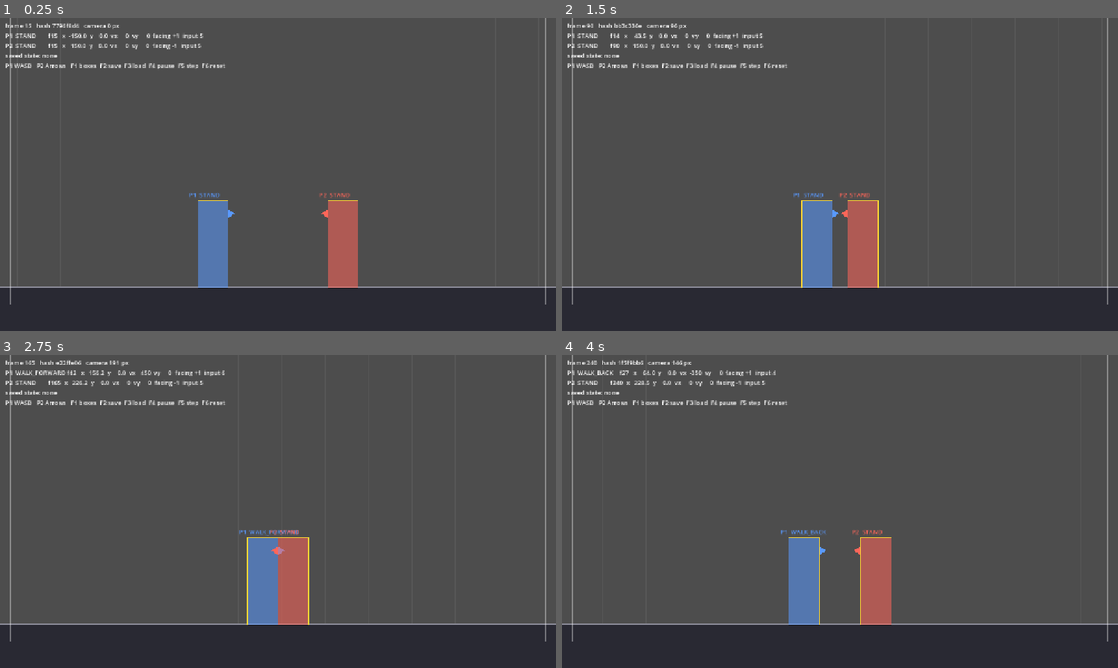
Above: before the commit, frames 1-4 (two rows, left to right).
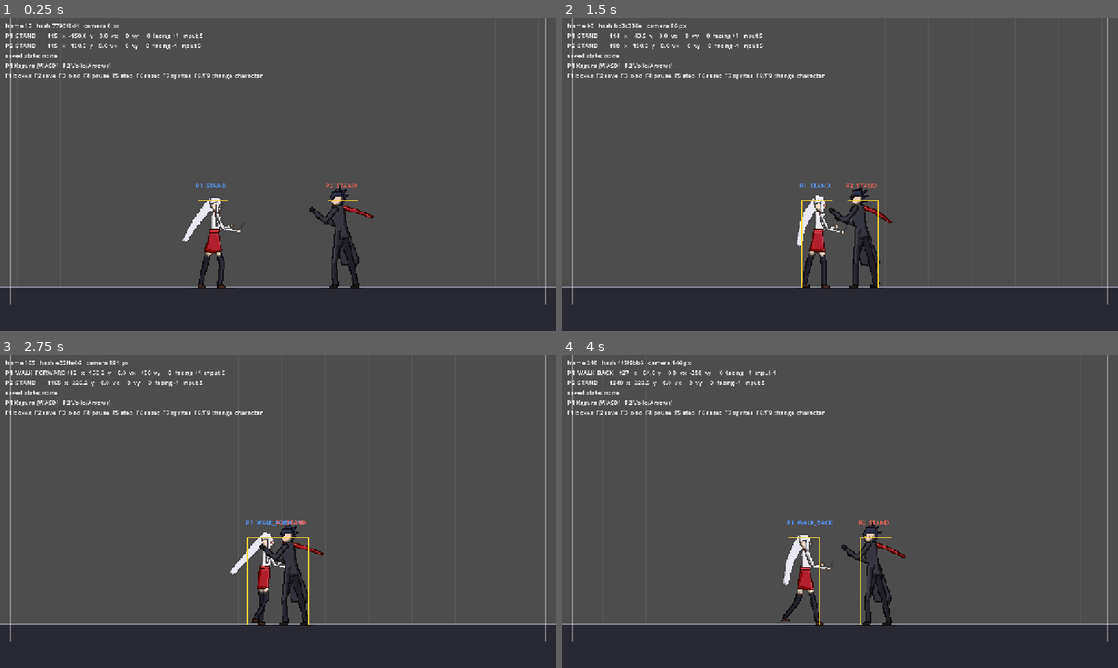
Above: after the commit, the same moments.

Repository: XLBen/mugen_test
Game: Godot game, scene res://scenes/training.tscn
Same seed, same stepped clock (60 frames per second), same inputs: the game is played once before the commit and once after it.
Inputs (mouse positions are in pixels of both pictures, inside the frame that each line leads up to):
- Up to frame 1 (0.25 s): no input
- Up to frame 2 (1.5 s): move the mouse to (962, 158) at 0.52 s; hold D 0.53-1.25 s; tap U at 0.6 s; click (962, 158) at 0.67 s; drag from (728, 190) to (812, 237) at 1.27 s
- Up to frame 3 (2.75 s): move the mouse to (333, 442) at 2.02 s; hold D from 2.03 s (still down); tap O at 2.1 s
- Up to frame 4 (4 s): release D at 2.75 s; drag from (812, 574) to (673, 464) at 2.77 s; move the mouse to (1006, 558) at 3.52 s; hold A from 3.53 s (still down); tap K at 3.6 s

The runs differ from the first frame. In frame 1, 4.6% of the frame differs, in the area x 1-68%, y 1-87%; in frame 2, 4.5%; in frame 3, 4.5%; in frame 4, 4.7%, in the area x 1-62%, y 1-87%.

Commit message:
Pixel placeholder sprites: procedural generator and three original characters
tools/spritegen builds cel-shaded pixel sprites from a 2D rig (two palettes
each). SpriteSet loads them; MatchView picks frames from sim state. F7 toggles
sprites, F8/F9 cycle characters. tools/screenshot.gd drives scripted inputs.

Diff:
--- /dev/null
+++ b/characters/kagura/kagura.tres
@@ -0,0 +1,8 @@
+[gd_resource type="Resource" script_class="FighterDef" format=3]
+
+[ext_resource type="Script" path="res://core/entity/fighter_def.gd" id="1_def"]
+
+[resource]
+script = ExtResource("1_def")
+display_name = "Kagura"
+sprite_dir = "res://characters/kagura/sprites"
--- /dev/null
+++ b/characters/kagura/sprites/anims.json
@@ -0,0 +1,165 @@
+{
+ "canvas": [
+  192,
+  160
+ ],
+ "anchor": [
+  96,
+  152
+ ],
+ "scale": 2,
+ "palettes": 2,
+ "anims": {
+  "idle": {
+   "loop": true,
+   "frames": [
+    [
+     "idle_00",
+     8
+    ],
+    [
+     "idle_01",
+     8
+    ],
+    [
+     "idle_02",
+     8
+    ],
+    [
+     "idle_03",
+     8
+    ],
+    [
+     "idle_04",
+     8
+    ],
+    [
+     "idle_05",
+     8
+    ]
+   ]
+  },
+  "walk_f": {
+   "loop": true,
+   "frames": [
+    [
+     "walk_f_00",
+     5
+    ],
+    [
+     "walk_f_01",
+     5
+    ],
+    [
+     "walk_f_02",
+     5
+    ],
+    [
+     "walk_f_03",
+     5
+    ],
+    [
+     "walk_f_04",
+     5
+    ],
+    [
+     "walk_f_05",
+     5
+    ],
+    [
+     "walk_f_06",
+     5
+    ],
+    [
+     "walk_f_07",
+     5
+    ]
+   ]
+  },
+  "walk_b": {
+   "loop": true,
+   "frames": [
+    [
+     "walk_b_00",
+     5
+    ],
+    [
+     "walk_b_01",
+     5
+    ],
+    [
+     "walk_b_02",
+     5
+    ],
+    [
+     "walk_b_03",
+     5
+    ],
+    [
+     "walk_b_04",
+     5
+    ],
+    [
+     "walk_b_05",
+     5
+    ],
+    [
+     "walk_b_06",
+     5
+    ],
+    [
+     "walk_b_07",
+     5
+    ]
+   ]
+  },
+  "crouch": {
+   "loop": false,
+   "frames": [
+    [
+     "crouch_00",
+     3
+    ],
+    [
+     "crouch_01",
+     1
+    ]
+   ]
+  },
+  "prejump": {
+   "loop": false,
+   "frames": [
+    [
+     "prejump_00",
+     1
+    ]
+   ]
+  },
+  "jump": {
+   "loop": false,
+   "frames": [
+    [
+     "jump_00",
+     1
+    ],
+    [
+     "jump_01",
+     1
+    ],
+    [
+     "jump_02",
+     1
+    ]
+   ]
+  },
+  "land": {
+   "loop": false,
+   "frames": [
+    [
+     "land_00",
+     1
+    ]
+   ]
+  }
+ }
+}
--- /dev/null
+++ b/characters/mio/mio.tres
@@ -0,0 +1,8 @@
+[gd_resource type="Resource" script_class="FighterDef" format=3]
+
+[ext_resource type="Script" path="res://core/entity/fighter_def.gd" id="1_def"]
+
+[resource]
+script = ExtResource("1_def")
+display_name = "Mio"
+sprite_dir = "res://characters/mio/sprites"
--- /dev/null
+++ b/characters/mio/sprites/anims.json
@@ -0,0 +1,165 @@
+{
+ "canvas": [
+  192,
+  160
+ ],
+ "anchor": [
+  96,
+  152
+ ],
+ "scale": 2,
+ "palettes": 2,
+ "anims": {
+  "idle": {
+   "loop": true,
+   "frames": [
+    [
+     "idle_00",
+     8
+    ],
+    [
+     "idle_01",
+     8
+    ],
+    [
+     "idle_02",
+     8
+    ],
+    [
+     "idle_03",
+     8
+    ],
+    [
+     "idle_04",
+     8
+    ],
+    [
+     "idle_05",
+     8
+    ]
+   ]
+  },
+  "walk_f": {
+   "loop": true,
+   "frames": [
+    [
+     "walk_f_00",
+     5
+    ],
+    [
+     "walk_f_01",
+     5
+    ],
+    [
+     "walk_f_02",
+     5
+    ],
+    [
+     "walk_f_03",
+     5
+    ],
+    [
+     "walk_f_04",
+     5
+    ],
+    [
+     "walk_f_05",
+     5
+    ],
+    [
+     "walk_f_06",
+     5
+    ],
+    [
+     "walk_f_07",
+     5
+    ]
+   ]
+  },
+  "walk_b": {
+   "loop": true,
+   "frames": [
+    [
+     "walk_b_00",
+     5
+    ],
+    [
+     "walk_b_01",
+     5
+    ],
+    [
+     "walk_b_02",
+     5
+    ],
+    [
+     "walk_b_03",
+     5
+    ],
+    [
+     "walk_b_04",
+     5
+    ],
+    [
+     "walk_b_05",
+     5
+    ],
+    [
+     "walk_b_06",
+     5
+    ],
+    [
+     "walk_b_07",
+     5
+    ]
+   ]
+  },
+  "crouch": {
+   "loop": false,
+   "frames": [
+    [
+     "crouch_00",
+     3
+    ],
+    [
+     "crouch_01",
+     1
+    ]
+   ]
+  },
+  "prejump": {
+   "loop": false,
+   "frames": [
+    [
+     "prejump_00",
+     1
+    ]
+   ]
+  },
+  "jump": {
+   "loop": false,
+   "frames": [
+    [
+     "jump_00",
+     1
+    ],
+    [
+     "jump_01",
+     1
+    ],
+    [
+     "jump_02",
+     1
+    ]
+   ]
+  },
+  "land": {
+   "loop": false,
+   "frames": [
+    [
+     "land_00",
+     1
+    ]
+   ]
+  }
+ }
+}
--- /dev/null
+++ b/characters/volk/sprites/anims.json
@@ -0,0 +1,165 @@
+{
+ "canvas": [
+  192,
+  160
+ ],
+ "anchor": [
+  96,
+  152
+ ],
+ "scale": 2,
+ "palettes": 2,
+ "anims": {
+  "idle": {
+   "loop": true,
+   "frames": [
+    [
+     "idle_00",
+     8
+    ],
+    [
+     "idle_01",
+     8
+    ],
+    [
+     "idle_02",
+     8
+    ],
+    [
+     "idle_03",
+     8
+    ],
+    [
+     "idle_04",
+     8
+    ],
+    [
+     "idle_05",
+     8
+    ]
+   ]
+  },
+  "walk_f": {
+   "loop": true,
+   "frames": [
+    [
+     "walk_f_00",
+     5
+    ],
+    [
+     "walk_f_01",
+     5
+    ],
+    [
+     "walk_f_02",
+     5
+    ],
+    [
+     "walk_f_03",
+     5
+    ],
+    [
+     "walk_f_04",
+     5
+    ],
+    [
+     "walk_f_05",
+     5
+    ],
+    [
+     "walk_f_06",
+     5
+    ],
+    [
+     "walk_f_07",
+     5
+    ]
+   ]
+  },
+  "walk_b": {
+   "loop": true,
+   "frames": [
+    [
+     "walk_b_00",
+     5
+    ],
+    [
+     "walk_b_01",
+     5
+    ],
+    [
+     "walk_b_02",
+     5
+    ],
+    [
+     "walk_b_03",
+     5
+    ],
+    [
+     "walk_b_04",
+     5
+    ],
+    [
+     "walk_b_05",
+     5
+    ],
+    [
+     "walk_b_06",
+     5
+    ],
+    [
+     "walk_b_07",
+     5
+    ]
+   ]
+  },
+  "crouch": {
+   "loop": false,
+   "frames": [
+    [
+     "crouch_00",
+     3
+    ],
+    [
+     "crouch_01",
+     1
+    ]
+   ]
+  },
+  "prejump": {
+   "loop": false,
+   "frames": [
+    [
+     "prejump_00",
+     1
+    ]
+   ]
+  },
+  "jump": {
+   "loop": false,
+   "frames": [
+    [
+     "jump_00",
+     1
+    ],
+    [
+     "jump_01",
+     1
+    ],
+    [
+     "jump_02",
+     1
+    ]
+   ]
+  },
+  "land": {
+   "loop": false,
+   "frames": [
+    [
+     "land_00",
+     1
+    ]
+   ]
+  }
+ }
+}
--- /dev/null
+++ b/characters/volk/volk.tres
@@ -0,0 +1,8 @@
+[gd_resource type="Resource" script_class="FighterDef" format=3]
+
+[ext_resource type="Script" path="res://core/entity/fighter_def.gd" id="1_def"]
+
+[resource]
+script = ExtResource("1_def")
+display_name = "Volk"
+sprite_dir = "res://characters/volk/sprites"
--- a/core/entity/fighter_def.gd
+++ b/core/entity/fighter_def.gd
@@ -3,6 +3,8 @@
 ## 角色的静态数据（不会在对战中改变，不进入存档）。所有长度为逻辑单位，时间为帧。
 
 @export var display_name := "Dummy"
+## 精灵目录（含 anims.json），为空则只画白模。只给表现层用，仿真层不读。
+@export_dir var sprite_dir := ""
 
 @export_group("Walk")
 @export var walk_forward_speed := 450
--- a/project.godot
+++ b/project.godot
@@ -32,4 +32,6 @@
 
 [rendering]
 
+textures/canvas_textures/default_texture_filter=0
+
 rendering_device/driver.windows="d3d12"
--- a/scenes/training.gd
+++ b/scenes/training.gd
@@ -1,15 +1,22 @@
 extends Node2D
 ## 训练场景：固定 60 帧推进仿真，表现层每帧读取状态绘制。
 ## F1 判定框  F2 存档  F3 读档  F4 暂停  F5 单帧步进（暂停时）  F6 重置
+## F7 精灵/白模  F8 切换 P1 角色  F9 切换 P2 角色
 
 const STAGE: StageDef = preload("res://stages/training_stage.tres")
-const DUMMY: FighterDef = preload("res://characters/dummy/dummy.tres")
+const ROSTER: Array[FighterDef] = [
+	preload("res://characters/kagura/kagura.tres"),
+	preload("res://characters/volk/volk.tres"),
+	preload("res://characters/mio/mio.tres"),
+	preload("res://characters/dummy/dummy.tres"),
+]
 
 var sim: MatchSim
 var paused := false
 var step_once := false
 var saved_state: Dictionary = {}
 var last_inputs: Array[int] = [0, 0]
+var picks: Array[int] = [0, 1]
 
 @onready var view: MatchView = $MatchView
 @onready var hud: Label = $HUD/Info
@@ -18,8 +25,9 @@
 func _ready() -> void:
 	Engine.physics_ticks_per_second = SimConst.FPS
 	LocalInput.register_actions()
-	sim = MatchSim.new(STAGE, DUMMY, DUMMY)
+	sim = MatchSim.new(STAGE, ROSTER[picks[0]], ROSTER[picks[1]])
 	view.sim = sim
+	view.load_sprites()
 
 
 func _physics_process(_delta: float) -> void:
@@ -52,6 +60,21 @@
 			step_once = true
 		KEY_F6:
 			sim.reset()
+		KEY_F7:
+			view.show_sprites = not view.show_sprites
+		KEY_F8:
+			_cycle_character(0)
+		KEY_F9:
+			_cycle_character(1)
+
+
+## 换角色后重置对局（角色数据不同，旧状态不再有效）。
+func _cycle_character(player: int) -> void:
+	picks[player] = (picks[player] + 1) % ROSTER.size()
+	sim.fighters[player].def = ROSTER[picks[player]]
+	sim.reset()
+	saved_state = {}
+	view.load_sprites()
 
 
 func _hud_text() -> String:
@@ -64,5 +87,6 @@
 			i + 1, Fighter.state_name(f.state), f.state_frame, SimConst.px(f.x), SimConst.px(f.y),
 			f.vx, f.vy, f.facing, InputBits.to_numpad(InputBits.clean_socd(last_inputs[i]), f.facing)])
 	lines.append("saved state: %s" % ("frame %d" % saved_state.frame if not saved_state.is_empty() else "none"))
-	lines.append("P1 WASD   P2 Arrows   F1 boxes  F2 save  F3 load  F4 pause  F5 step  F6 reset")
+	lines.append("P1 %s (WASD)   P2 %s (Arrows)" % [sim.fighters[0].def.display_name, sim.fighters[1].def.display_name])
+	lines.append("F1 boxes  F2 save  F3 load  F4 pause  F5 step  F6 reset  F7 sprites  F8/F9 change character")
 	return "\n".join(lines)
--- a/scenes/training.tscn
+++ b/scenes/training.tscn
@@ -17,5 +17,5 @@
 offset_left = 12.0
 offset_top = 8.0
 offset_right = 1268.0
-offset_bottom = 120.0
+offset_bottom = 140.0
 theme_override_font_sizes/font_size = 14
--- /dev/null
+++ b/tools/screenshot.gd
@@ -0,0 +1,70 @@
+extends SceneTree
+## 截图自查工具：加载训练场景，用脚本输入推进仿真，然后保存画面。
+## godot --path . -s res://tools/screenshot.gd -- <out.png> [p1 输入序列] [p2 输入序列]
+## 输入序列格式："6x30,9x1,5x20"（小键盘方向 x 帧数，按面朝右解释），可选按键后缀如 "5LPx3"。
+
+const BUTTONS := {"LP": InputBits.B0, "MP": InputBits.B1, "HP": InputBits.B2,
+	"LK": InputBits.B3, "MK": InputBits.B4, "HK": InputBits.B5}
+
+var _scene: Node
+var _frames: Array = [[], []]
+var _out := ""
+var _tick := 0
+
+
+func _initialize() -> void:
+	var args := OS.get_cmdline_user_args()
+	_out = args[0] if args.size() > 0 else "user://shot.png"
+	for p in 2:
+		if args.size() > p + 1:
+			_frames[p] = _parse(args[p + 1])
+	_scene = load("res://scenes/training.tscn").instantiate()
+	root.add_child(_scene)
+
+
+func _process(_delta: float) -> bool:
+	_tick += 1
+	if _tick == 2:
+		_scene.paused = true
+		var n := maxi(_frames[0].size(), _frames[1].size())
+		for i in n:
+			var inputs: Array[int] = [_at(0, i), _at(1, i)]
+			_scene.sim.step(inputs)
+	if _tick == 6:
+		root.get_texture().get_image().save_png(_out)
+		print("saved ", _out)
+		return true
+	return false
+
+
+func _at(p: int, i: int) -> int:
+	return _frames[p][i] if i < _frames[p].size() else 0
+
+
+func _parse(text: String) -> Array:
+	var out := []
+	for token in text.split(",", false):
+		var parts := token.split("x")
+		var spec := parts[0]
+		var count := int(parts[1]) if parts.size() > 1 else 1
+		var bits := _dir_bits(int(spec.substr(0, 1)))
+		var button := spec.substr(1)
+		if button != "":
+			bits |= BUTTONS[button]
+		for i in count:
+			out.append(bits)
+	return out
+
+
+func _dir_bits(numpad: int) -> int:
+	var bits := 0
+	if numpad >= 7:
+		bits |= InputBits.UP
+	elif numpad <= 3:
+		bits |= InputBits.DOWN
+	match (numpad - 1) % 3:
+		0:
+			bits |= InputBits.LEFT
+		2:
+			bits |= InputBits.RIGHT
+	return bits
--- a/view/match_view.gd
+++ b/view/match_view.gd
@@ -15,8 +15,18 @@
 
 var sim: MatchSim
 var show_boxes := true
+var show_sprites := true
+var _sprites: Array = [null, null] ## 每名玩家的 SpriteSet（没有精灵时为 null）
 
 @onready var camera: Camera2D = $Camera2D
+
+
+## 角色变更后调用。同角色镜像时 P2 用第二套配色。
+func load_sprites() -> void:
+	for i in 2:
+		var def := sim.fighters[i].def
+		var palette := 1 if i == 1 and def.sprite_dir == sim.fighters[0].def.sprite_dir else 0
+		_sprites[i] = SpriteSet.load_from(def.sprite_dir, palette) if def.sprite_dir != "" else null
 
 
 func _process(_delta: float) -> void:
@@ -32,7 +42,13 @@
 	var font := ThemeDB.fallback_font
 	_draw_stage()
 	for i in sim.fighters.size():
-		_draw_fighter(sim.fighters[i], P_COLORS[i], "P%d" % (i + 1), font)
+		var sprites: SpriteSet = _sprites[i]
+		if show_sprites and sprites != null:
+			_draw_sprite(sim.fighters[i], sprites)
+		else:
+			_draw_fighter(sim.fighters[i], P_COLORS[i], font)
+	for i in sim.fighters.size():
+		_draw_label(sim.fighters[i], P_COLORS[i], "P%d" % (i + 1), font)
 	if show_boxes:
 		for f in sim.fighters:
 			draw_rect(_push_rect(f), PUSHBOX_COLOR, false, 1.0)
@@ -54,7 +70,7 @@
 	draw_line(Vector2(half, -720), Vector2(half, 200), STAGE_EDGE_COLOR, 3.0)
 
 
-func _draw_fighter(f: Fighter, color: Color, label: String, font: Font) -> void:
+func _draw_fighter(f: Fighter, color: Color, _font: Font) -> void:
 	var body := _push_rect(f)
 	var fill := color
 	fill.a = 0.55
@@ -66,8 +82,42 @@
 	draw_colored_polygon(PackedVector2Array([Vector2(nose_x, nose_y - 10), tip, Vector2(nose_x, nose_y + 10)]), color)
 	# 地面阴影，便于看清空中位置
 	draw_line(Vector2(body.position.x, 2), Vector2(body.end.x, 2), Color(0, 0, 0, 0.6), 4.0)
+
+
+func _draw_sprite(f: Fighter, sprites: SpriteSet) -> void:
+	var tex := _sprite_frame(f, sprites)
+	var feet := Vector2(SimConst.px(f.x), -SimConst.px(f.y))
+	draw_set_transform(feet, 0.0, Vector2(sprites.scale * f.facing, sprites.scale))
+	draw_texture(tex, -sprites.anchor)
+	draw_set_transform(Vector2.ZERO, 0.0, Vector2.ONE)
+	var shadow_w := SimConst.px(f.def.push_half_width) * 1.4
+	draw_line(Vector2(feet.x - shadow_w, 2), Vector2(feet.x + shadow_w, 2), Color(0, 0, 0, 0.45), 4.0)
+
+
+## 逻辑状态 → 动画帧。显示只依赖逻辑数据，回放/回滚时画面自然一致。
+func _sprite_frame(f: Fighter, sprites: SpriteSet) -> Texture2D:
+	match f.state:
+		Fighter.State.WALK_FORWARD:
+			return sprites.frame_at("walk_f", f.state_frame)
+		Fighter.State.WALK_BACK:
+			return sprites.frame_at("walk_b", f.state_frame)
+		Fighter.State.CROUCH:
+			return sprites.frame_at("crouch", f.state_frame)
+		Fighter.State.PREJUMP:
+			return sprites.frame_at("prejump", f.state_frame)
+		Fighter.State.LANDING:
+			return sprites.frame_at("land", f.state_frame)
+		Fighter.State.AIR:
+			var i := 0 if f.vy > 600 else (2 if f.vy < -600 else 1)
+			return sprites.frame_index("jump", i)
+		_:
+			return sprites.frame_at("idle", sim.frame)
+
+
+func _draw_label(f: Fighter, color: Color, label: String, font: Font) -> void:
+	var top := -SimConst.px(f.y + f.def.stand_height) - 30.0
 	var text := "%s  %s" % [label, Fighter.state_name(f.state)]
-	draw_string(font, Vector2(body.position.x - 20, body.position.y - 8), text, HORIZONTAL_ALIGNMENT_LEFT, -1, 14, color)
+	draw_string(font, Vector2(SimConst.px(f.x) - 40, top), text, HORIZONTAL_ALIGNMENT_LEFT, -1, 14, color)
 
 
 func _push_rect(f: Fighter) -> Rect2:
--- /dev/null
+++ b/view/sprite_set.gd
@@ -0,0 +1,52 @@
+class_name SpriteSet
+extends RefCounted
+## 一个角色一套配色的精灵动画，读取 tools/spritegen 生成的 anims.json + PNG。
+## 选帧完全由逻辑帧号决定（逻辑驱动显示），不使用 AnimationPlayer。
+
+var anchor := Vector2.ZERO
+var scale := 1
+var _anims := {} ## name -> { loop: bool, textures: Array[Texture2D], ends: Array[int] }
+
+
+static func load_from(dir: String, palette: int) -> SpriteSet:
+	var meta_text := FileAccess.get_file_as_string(dir.path_join("anims.json"))
+	if meta_text.is_empty():
+		return null
+	var meta: Dictionary = JSON.parse_string(meta_text)
+	var sprites := SpriteSet.new()
+	sprites.anchor = Vector2(meta.anchor[0], meta.anchor[1])
+	sprites.scale = int(meta.scale)
+	var pal_dir := dir.path_join("pal%d" % clampi(palette, 0, int(meta.palettes) - 1))
+	for anim_name: String in meta.anims:
+		var anim: Dictionary = meta.anims[anim_name]
+		var textures: Array[Texture2D] = []
+		var ends: Array[int] = []
+		var t := 0
+		for frame: Array in anim.frames:
+			textures.append(load(pal_dir.path_join(frame[0] + ".png")))
+			t += int(frame[1])
+			ends.append(t)
+		sprites._anims[anim_name] = {"loop": anim.loop, "textures": textures, "ends": ends}
+	return sprites
+
+
+func has(anim_name: String) -> bool:
+	return _anims.has(anim_name)
+
+
+## 动画开始后第 t 帧应显示的贴图；非循环动画停在最后一帧。
+func frame_at(anim_name: String, t: int) -> Texture2D:
+	var anim: Dictionary = _anims.get(anim_name, _anims.get("idle"))
+	var ends: Array[int] = anim.ends
+	var total := ends[-1]
+	t = t % total if anim.loop else mini(t, total - 1)
+	for i in ends.size():
+		if t < ends[i]:
+			return anim.textures[i]
+	return anim.textures[-1]
+
+
+## 按索引直接取帧（空中动画按速度选帧用）。
+func frame_index(anim_name: String, i: int) -> Texture2D:
+	var textures: Array[Texture2D] = _anims[anim_name].textures
+	return textures[clampi(i, 0, textures.size() - 1)]
Binary file added: characters/kagura/sprites/pal0/crouch_00.png
Not shown, added: characters/kagura/sprites/pal0/crouch_00.png.import
Binary file added: characters/kagura/sprites/pal0/crouch_01.png
Not shown, added: characters/kagura/sprites/pal0/crouch_01.png.import
Binary file added: characters/kagura/sprites/pal0/idle_00.png
Not shown, added: characters/kagura/sprites/pal0/idle_00.png.import
Binary file added: characters/kagura/sprites/pal0/idle_01.png
Not shown, added: characters/kagura/sprites/pal0/idle_01.png.import
Binary file added: characters/kagura/sprites/pal0/idle_02.png
Not shown, added: characters/kagura/sprites/pal0/idle_02.png.import
Binary file added: characters/kagura/sprites/pal0/idle_03.png
Not shown, added: characters/kagura/sprites/pal0/idle_03.png.import
(and 345 more such lines)
